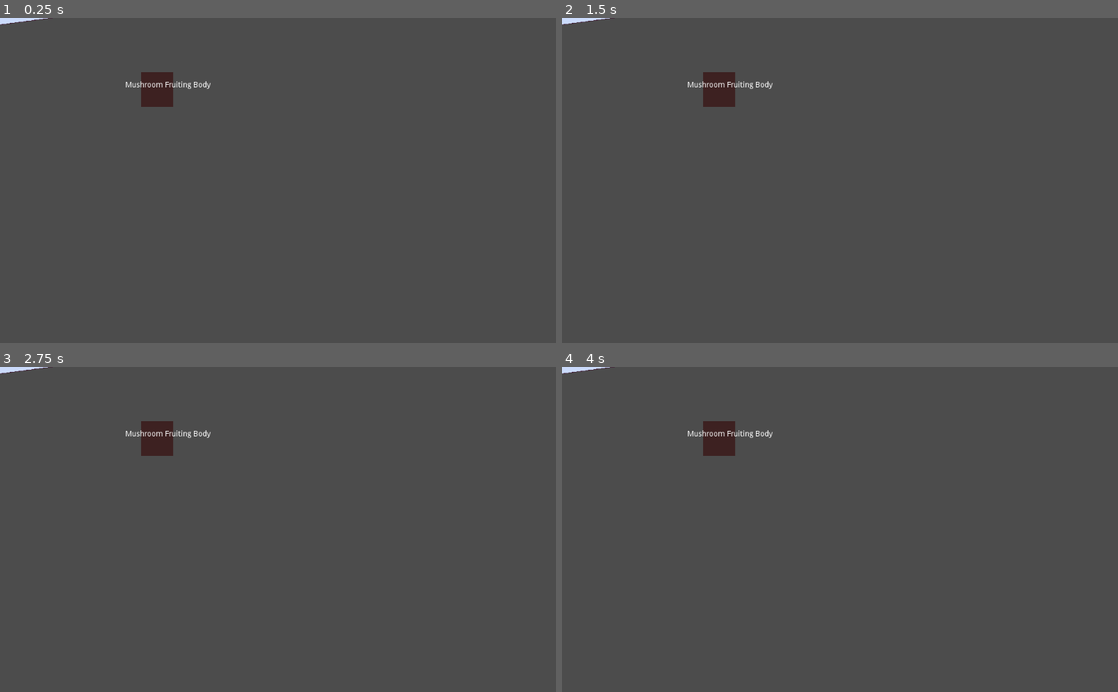
Above: before the commit, frames 1-4 (two rows, left to right).
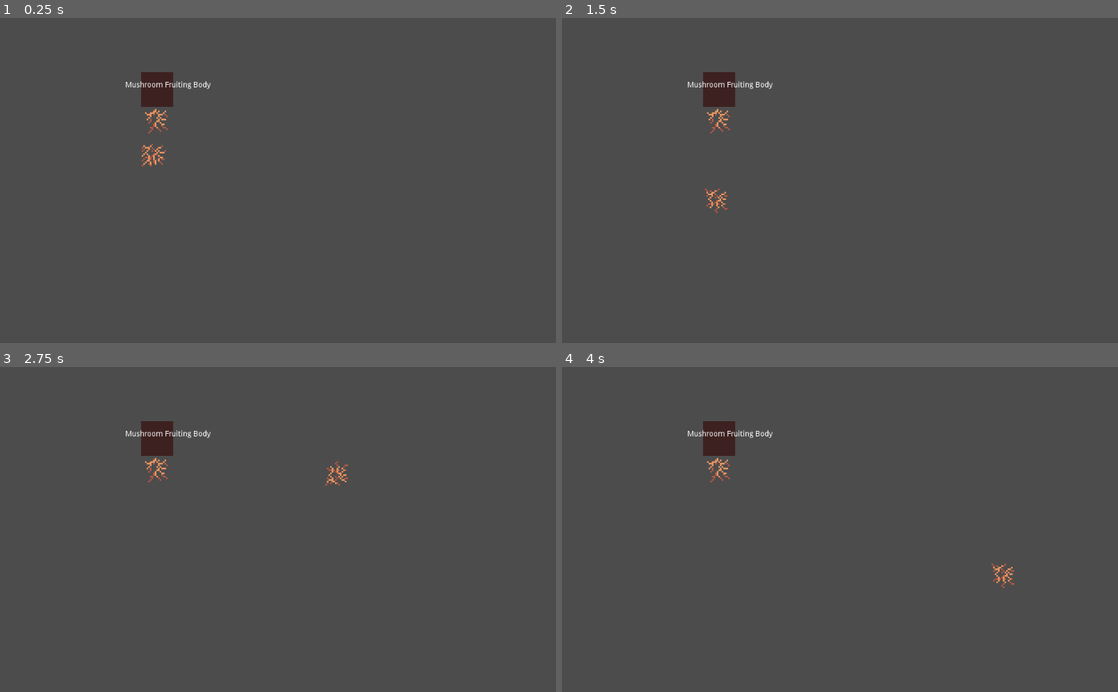
Above: after the commit, the same moments.

Repository: RoxT/rootroutes
Game: Godot game, scene res://RootTest.tscn
Two runs of this game, one before a commit and one after it. Both use one fixed random seed, a clock stepped at 60 frames per second and the inputs below.
Inputs (mouse positions are in pixels of both pictures, inside the frame that each line leads up to):
- Up to frame 1 (0.25 s): no input
- Up to frame 2 (1.5 s): tap Enter at 0.5 s; move the mouse to (717, 89) at 0.52 s; tap Space at 1.25 s; move the mouse to (728, 196) at 1.27 s
- Up to frame 3 (2.75 s): tap Enter at 2 s; move the mouse to (333, 458) at 2.02 s
- Up to frame 4 (4 s): tap Space at 2.75 s; move the mouse to (812, 594) at 2.77 s; tap Enter at 3.5 s; move the mouse to (1006, 578) at 3.52 s

The runs differ from the first frame. In frame 1, 0.3% of the frame differs, in the area x 0-31%, y 0-46%; in frame 2, 0.3%; in frame 3, 0.3%; in frame 4, 0.3%.

Commit message:
root follows pointer

Diff:
--- a/RootRoutes/RootTest.tscn
+++ b/RootRoutes/RootTest.tscn
@@ -1,17 +1,18 @@
-[gd_scene load_steps=6 format=2]
+[gd_scene load_steps=8 format=2]
 
 [ext_resource path="res://scripts/Button.gd" type="Script" id=1]
-[ext_resource path="res://scripts/RootSystem.gd" type="Script" id=2]
-[ext_resource path="res://textures/root-test.png" type="Texture" id=3]
+[ext_resource path="res://scripts/Root.gd" type="Script" id=2]
+[ext_resource path="res://textures/root-down.png" type="Texture" id=3]
+[ext_resource path="res://textures/root-right.png" type="Texture" id=4]
+[ext_resource path="res://textures/root-left.png" type="Texture" id=5]
 
 [sub_resource type="CircleShape2D" id=1]
 radius = 39.0128
 
 [sub_resource type="RectangleShape2D" id=2]
-extents = Vector2( 45.5, 10 )
+extents = Vector2( 23, 23.5 )
 
 [node name="RootTest" type="Node2D"]
-script = ExtResource( 2 )
 
 [node name="Button" type="Area2D" parent="."]
 position = Vector2( 290, 134 )
@@ -34,15 +35,23 @@
 margin_bottom = -3.0
 text = "Mushroom Fruiting Body"
 
-[node name="Rooty" type="Area2D" parent="."]
+[node name="RootDown" type="Area2D" parent="Button" groups=["placed"]]
+position = Vector2( -2, 58 )
+script = ExtResource( 2 )
 
-[node name="CollisionShape2D" type="CollisionShape2D" parent="Rooty"]
-position = Vector2( 45.5, 0 )
+[node name="Root-down" type="Sprite" parent="Button/RootDown"]
+texture = ExtResource( 3 )
+
+[node name="CollisionShape2D" type="CollisionShape2D" parent="Button/RootDown"]
 shape = SubResource( 2 )
 
-[node name="Sprite" type="Sprite" parent="Rooty"]
-texture = ExtResource( 3 )
-centered = false
-offset = Vector2( 0, -14 )
+[node name="Sprite" type="Sprite" parent="Button/RootDown"]
+visible = false
+texture = ExtResource( 5 )
 
-[connection signal="mouse_entered" from="Button" to="." method="_on_Button_mouse_entered"]
+[node name="Sprite" type="Sprite" parent="Button"]
+visible = false
+texture = ExtResource( 4 )
+
+[connection signal="hovered" from="Button/RootDown" to="Button" method="_on_Root_hovered"]
+[connection signal="mouse_entered" from="Button/RootDown" to="Button/RootDown" method="_on_Root_mouse_entered"]
--- a/RootRoutes/project.godot
+++ b/RootRoutes/project.godot
@@ -7,6 +7,16 @@
 ;   param=value ; assign values to parameters
 
 config_version=4
+
+_global_script_classes=[ {
+"base": "Area2D",
+"class": "FreeRoot",
+"language": "GDScript",
+"path": "res://scripts/FreeRoot.gd"
+} ]
+_global_script_class_icons={
+"FreeRoot": "res://textures/root-down.png"
+}
 
 [application]
 
--- /dev/null
+++ b/RootRoutes/scenes/FreeRoot.tscn
@@ -0,0 +1,56 @@
+[gd_scene load_steps=10 format=2]
+
+[ext_resource path="res://scripts/FreeRoot.gd" type="Script" id=1]
+[ext_resource path="res://textures/root-down.png" type="Texture" id=2]
+[ext_resource path="res://textures/root-right.png" type="Texture" id=3]
+[ext_resource path="res://textures/root-downleft.png" type="Texture" id=4]
+[ext_resource path="res://textures/root-downright.png" type="Texture" id=5]
+[ext_resource path="res://textures/root-left.png" type="Texture" id=6]
+[ext_resource path="res://textures/root-mature.png" type="Texture" id=7]
+
+[sub_resource type="SpriteFrames" id=2]
+animations = [ {
+"frames": [ ExtResource( 2 ) ],
+"loop": true,
+"name": "down",
+"speed": 5.0
+}, {
+"frames": [ ExtResource( 4 ) ],
+"loop": true,
+"name": "down-left",
+"speed": 5.0
+}, {
+"frames": [ ExtResource( 5 ) ],
+"loop": true,
+"name": "down-right",
+"speed": 5.0
+}, {
+"frames": [ ExtResource( 6 ) ],
+"loop": true,
+"name": "left",
+"speed": 5.0
+}, {
+"frames": [ ExtResource( 7 ) ],
+"loop": true,
+"name": "mature",
+"speed": 5.0
+}, {
+"frames": [ ExtResource( 3 ) ],
+"loop": true,
+"name": "right",
+"speed": 5.0
+} ]
+
+[sub_resource type="RectangleShape2D" id=1]
+extents = Vector2( 24, 22.75 )
+
+[node name="FreeRoot" type="Area2D"]
+script = ExtResource( 1 )
+
+[node name="AnimatedSprite" type="AnimatedSprite" parent="."]
+position = Vector2( -1, 3 )
+frames = SubResource( 2 )
+animation = "right"
+
+[node name="CollisionShape2D" type="CollisionShape2D" parent="."]
+shape = SubResource( 1 )
--- a/RootRoutes/scripts/Button.gd
+++ b/RootRoutes/scripts/Button.gd
@@ -1,25 +1,21 @@
 extends Area2D
 
-
-var active := false
-var root:Area2D = null
+var FreeRoot = preload("res://scenes/FreeRoot.tscn")
+var free_root:Area2D = null
 
 # Called when the node enters the scene tree for the first time.
 func _ready():
-	pass # Replace with function body.
+	free_root = FreeRoot.instance()
+	$RootDown.activate(free_root)
 
+func _input(event):
+	if event is InputEventMouseMotion:
+		# While dragging, move the sprite with the mouse.
+		$Sprite.position = to_local(event.position)
 
 # Called every frame. 'delta' is the elapsed time since the previous frame.
 func _process(delta):
-	if active:
-		root.look_at(get_viewport().get_mouse_position())
+	pass
 
-func deactivate():
-	active = false
-
-
-func activate(rooty:Area2D):
-	active = true
-	add_child(rooty)
-	root = rooty
-	root.position = position
+func _on_Root_hovered(root: Node2D):
+	root.activate(free_root)
--- /dev/null
+++ b/RootRoutes/scripts/FreeRoot.gd
@@ -0,0 +1,44 @@
+extends Area2D
+
+class_name FreeRoot, "res://textures/root-down.png"
+
+onready var player:AnimatedSprite = $AnimatedSprite
+onready var origin:Vector2 = get_parent().position
+
+const STEP = 48
+
+# Called when the node enters the scene tree for the first time.
+func _ready():
+	pass
+
+# Called every frame. 'delta' is the elapsed time since the previous frame.
+func _process(delta):
+	pass
+
+func choose_anim(pointer):
+	if pointer.x > origin.x:
+		if pointer.y > origin.y:
+			player.play("down-right")
+			player.flip_v = false
+		elif pointer.y < origin.y:
+			player.play("down-right")
+			player.flip_v = true
+		else:
+			player.play("right")
+			player.flip_v = false
+	elif pointer.x < origin.x:
+		if pointer.y > origin.y:
+			player.play("down-left")
+			player.flip_h = false
+		elif pointer.y < origin.y:
+			player.play("down-left")
+			player.flip_h = true
+		else:
+			player.play("left")
+			player.flip_h = false
+	else:
+		if pointer.y > origin.y:
+			player.play("down")
+		else:
+			player.play("down")
+			player.flip_v = true
--- /dev/null
+++ b/RootRoutes/scripts/Root.gd
@@ -0,0 +1,33 @@
+extends Area2D
+
+var active := false
+var free_root:FreeRoot
+
+signal hovered(Node2D)
+
+# Called when the node enters the scene tree for the first time.
+func _ready():
+	pass # Replace with function body.
+
+func _input(event):
+	if event is InputEventMouseMotion:
+		# While dragging, move the sprite with the mouse.
+		var pointer = to_local(event.position).snapped(Vector2(48, 48))
+		free_root.position = pointer
+		free_root.choose_anim(pointer)
+
+# Called every frame. 'delta' is the elapsed time since the previous frame.
+#func _process(delta):
+#	pass
+
+func activate(rooty:Area2D):
+	if !active:
+		active = true
+		add_child(rooty)
+		rooty.position = position
+		rooty.origin = position
+		free_root = rooty
+
+
+func _on_Root_mouse_entered():
+	emit_signal("hovered", self)
--- a/RootRoutes/scripts/RootSystem.gd
+++ /dev/null
@@ -1,21 +0,0 @@
-extends Node2D
-
-
-# Declare member variables here. Examples:
-# var a = 2
-# var b = "text"
-var active:Node2D
-
-# Called when the node enters the scene tree for the first time.
-func _ready():
-	pass # Replace with function body.
-
-
-# Called every frame. 'delta' is the elapsed time since the previous frame.
-#func _process(delta):
-#	pass
-
-
-func _on_Button_mouse_entered():
-	active = $Button
-	$Button.activate($Rooty)
Not shown, added: RootRoutes/textures/root-down.png.import
Not shown, added: RootRoutes/textures/root-downleft.png.import
Not shown, added: RootRoutes/textures/root-downright.png.import
Not shown, added: RootRoutes/textures/root-left.png.import
Not shown, added: RootRoutes/textures/root-mature.png.import
Not shown, added: RootRoutes/textures/root-right.png.import
